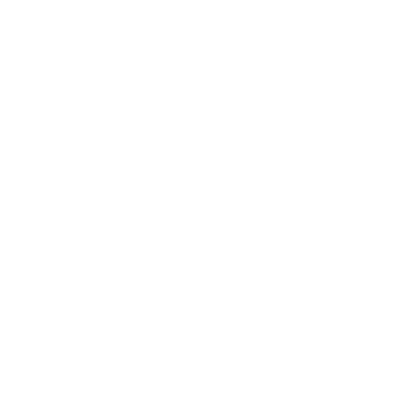
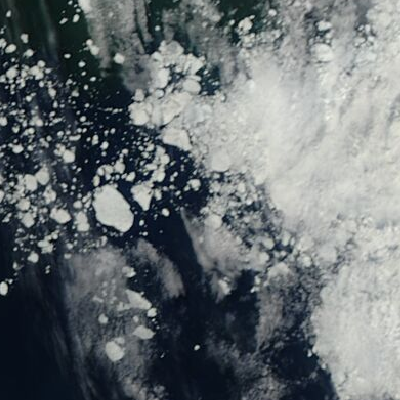
Layered file, before and after one edit (400px x 400px). Changes by layer:
added layer "Layer 1" above "Background" over (0, 0, 400, 400)
